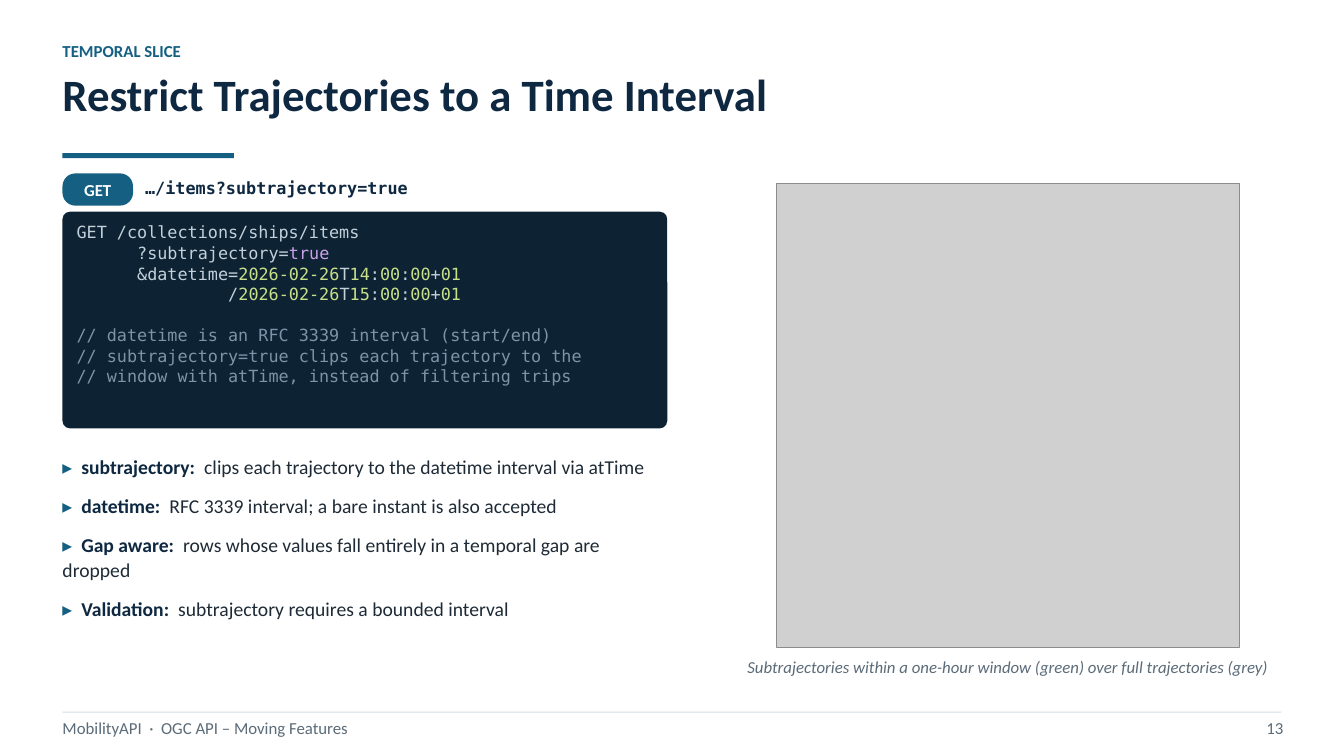
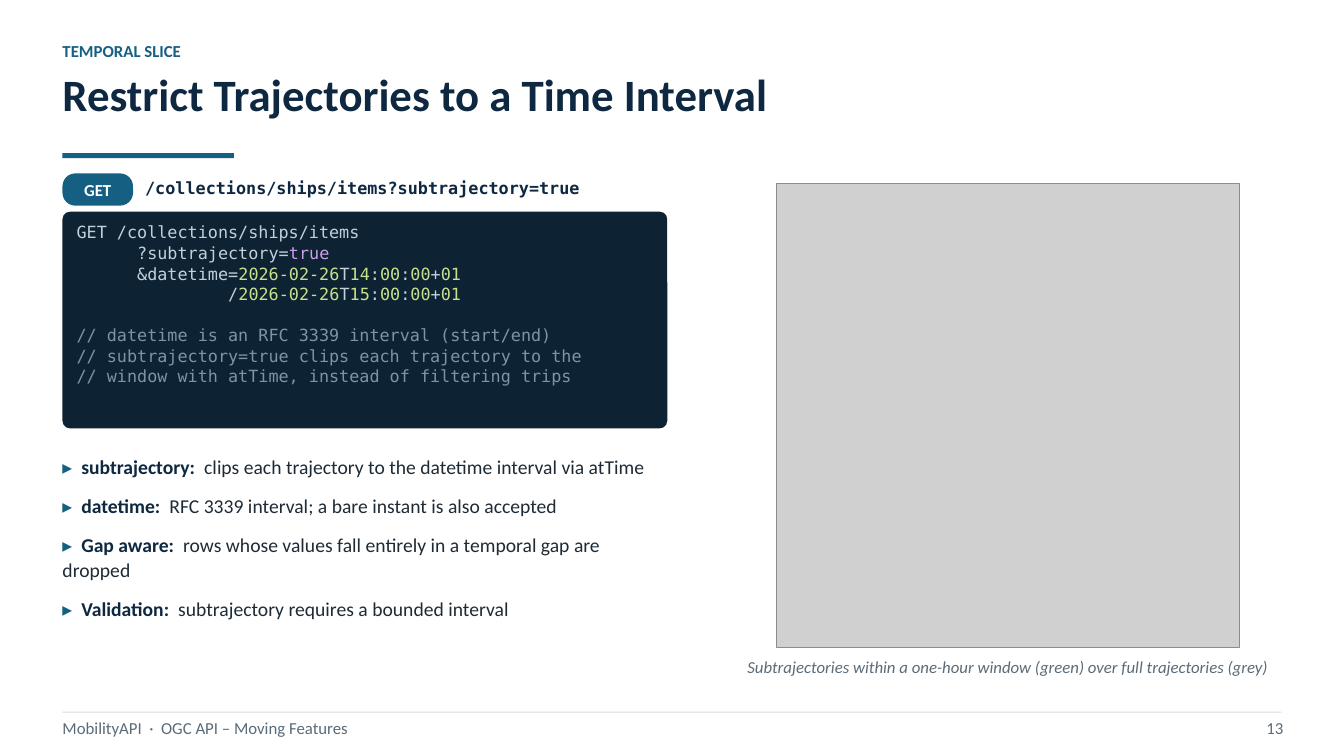
Before and after one commit to MobilityDB/MobilityAPI, a slide deck: slide 16 of MobilityAPIV5.pptx. Drawn at 1344x756 pixels with LibreOffice and Linux fonts; fonts in the diff are those of the drawing; grey boxes stand for pictures. Boxes give left, top, right and bottom in pixels: in the first picture for what was removed or moved away, otherwise in the second. Text is boxed around its words. In the diff, an @@ line names an element or a change of style, - is before the commit and + after.

```diff
--- a/MobilityAPIV5.pptx
+++ b/MobilityAPIV5.pptx
@@ text at box(145, 181, 579, 198): text changed @@
-…/items?subtrajectory=true
+/collections/ships/items?subtrajectory=true
```
Also in this commit, not shown: 16 other slides changed, 2 slides added, 1 slide removed, 1 other file.
